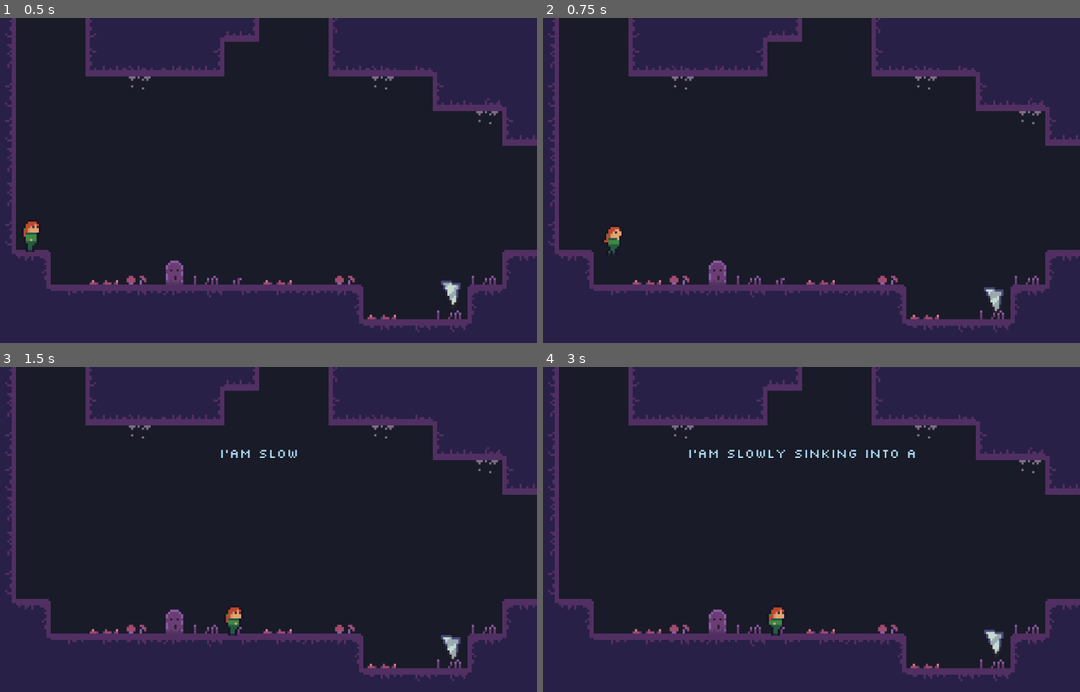
Above: before the commit, frames 1-4 (two rows, left to right).
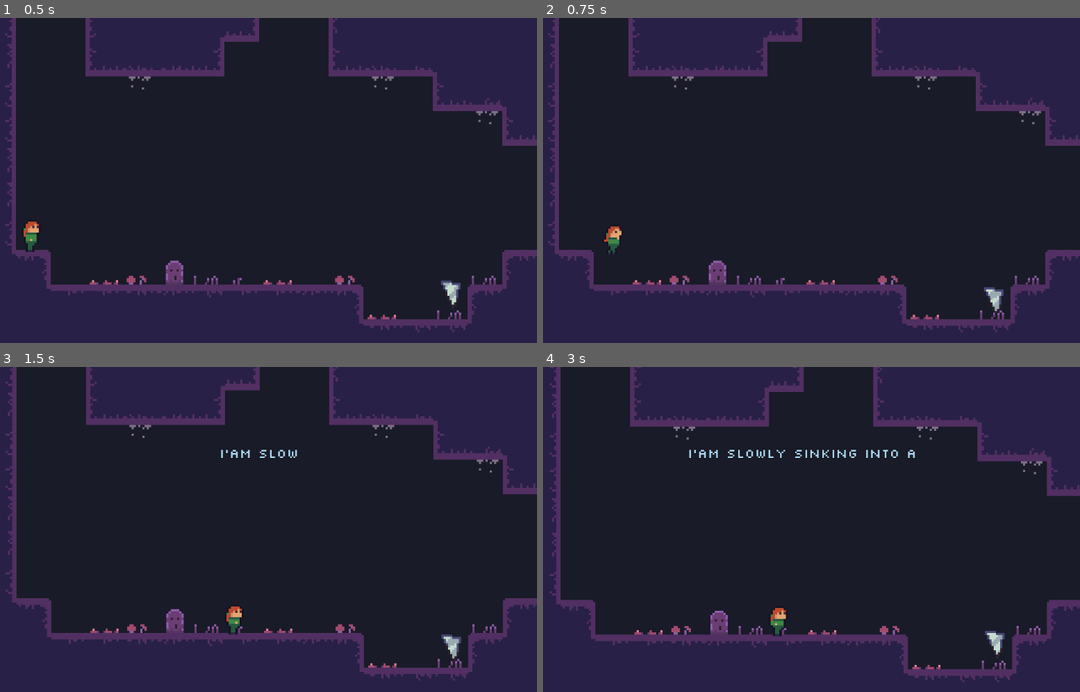
Above: after the commit, the same moments.

Repository: voidboxgames/escave
Game: Godot game, scene res://assets/scenes/Testworld.tscn
The game is run twice, just before and just after one commit, with the same random seed, the same clock (stepped at 60 frames per second) and the same inputs.
Inputs:
- Up to frame 1 (0.5 s): no input
- Up to frame 2 (0.75 s): tap Enter (ui_accept) at 0.5 s; hold D (right) from 0.53 s (still down); hold Enter (ui_accept) from 0.53 s (still down)
- Up to frame 3 (1.5 s): keep holding D (right); tap J (jump) at 0.77 s; release Enter (ui_accept) at 1.28 s; tap Enter (ui_accept) at 1.35 s
- Up to frame 4 (3 s): tap J (jump) at 1.52 s; release D (right) at 2.03 s; hold A (left) 2.03-2.78 s; hold Enter (ui_accept) 2.03-2.78 s; hold D (right) from 2.78 s (still down); tap Enter (ui_accept) at 2.85 s

Frame 1 is identical in both runs. In frame 2, less than 0.1% of the frame differs, in the area x 11-15%, y 64-73%; in frame 3, 1.8%; in frame 4, 3.4%, in the area x 0-100%, y 0-98%.

Commit message:
shake camera if ui_accept

Diff:
--- a/assets/scenes/Level.gd
+++ b/assets/scenes/Level.gd
@@ -46,3 +46,32 @@
 	if body is Player:
 		var c = Color("#e16e1a")
 		$CanvasModulate.set_color(c)
+
+### shake logic ##
+export var decay = 0.8  # How quickly the shaking stops [0, 1].
+export var max_offset = Vector2(100, 75)  # Maximum hor/ver shake in pixels.
+export var max_roll = 0.1  # Maximum rotation in radians (use sparingly).
+
+var trauma = 0.0  # Current shake strength.
+var trauma_power = 2  # Trauma exponent. Use [2, 3].
+
+func add_trauma(amount):
+	trauma = min(trauma + amount, 1.0)
+
+func set_trauma(amount):
+	trauma = min(amount, 1.0)
+
+func _process(delta):
+	if trauma:
+		trauma = max(trauma - decay * delta, 0)
+		_shake_current_room()
+
+func _shake_current_room():
+	var amount = pow(trauma, trauma_power)
+	current_room.rotation = max_roll * amount * rand_range(-1, 1)
+	current_room.offset.x = max_offset.x * amount * rand_range(-1, 1)
+	current_room.offset.y = max_offset.y * amount * rand_range(-1, 1)
+
+func _input(event: InputEvent) -> void:
+	if event.is_action_pressed("ui_accept"):
+		set_trauma(0.2)
--- a/project.godot
+++ b/project.godot
@@ -69,8 +69,7 @@
 }
 jump={
 "deadzone": 0.5,
-"events": [ Object(InputEventKey,"resource_local_to_scene":false,"resource_name":"","device":0,"alt":false,"shift":false,"control":false,"meta":false,"command":false,"pressed":false,"scancode":32,"unicode":0,"echo":false,"script":null)
-, Object(InputEventKey,"resource_local_to_scene":false,"resource_name":"","device":0,"alt":false,"shift":false,"control":false,"meta":false,"command":false,"pressed":false,"scancode":74,"unicode":0,"echo":false,"script":null)
+"events": [ Object(InputEventKey,"resource_local_to_scene":false,"resource_name":"","device":0,"alt":false,"shift":false,"control":false,"meta":false,"command":false,"pressed":false,"scancode":74,"unicode":0,"echo":false,"script":null)
 , Object(InputEventJoypadButton,"resource_local_to_scene":false,"resource_name":"","device":0,"button_index":0,"pressure":0.0,"pressed":false,"script":null)
  ]
 }
